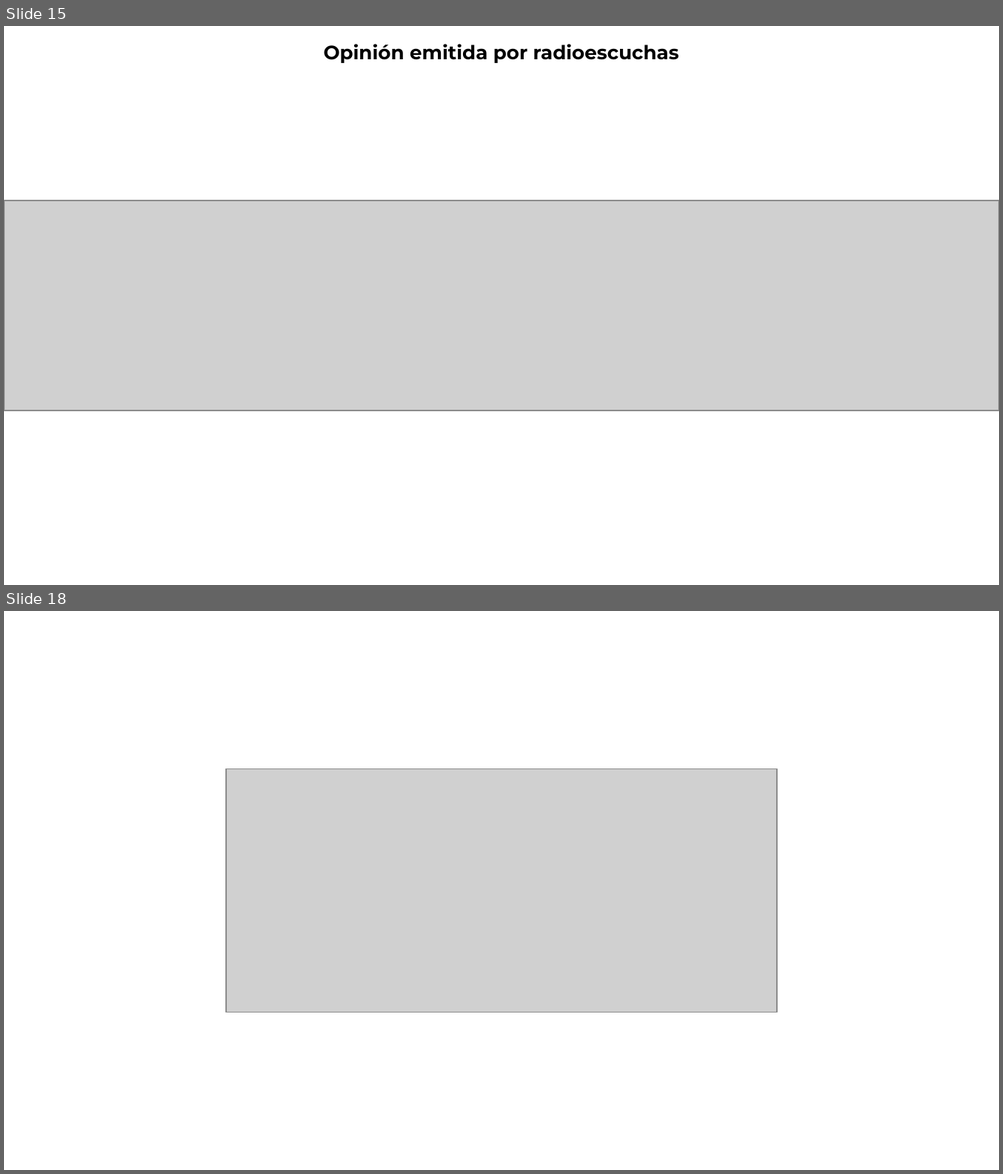
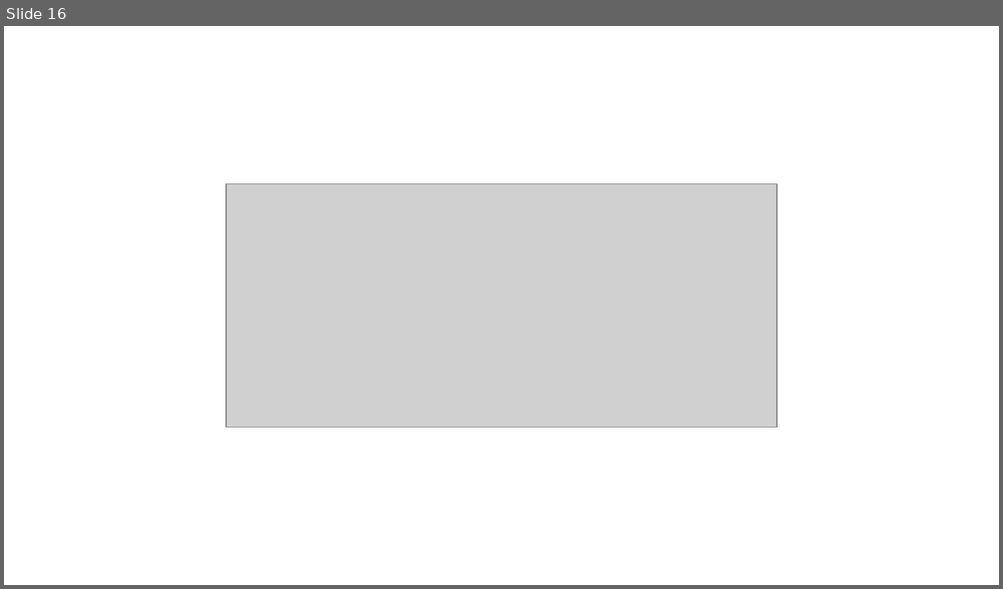
Before and after one commit to thelonious9/Reporteportadas, a slide deck: Reporte 240726.pptx. Shown one above the other, each under a label of ours: slides 15 and 18 before the commit, slide 16 after it; the slides between them are not shown. The pictures are 1003x1174 and 1003x589 pixels, drawn with LibreOffice and Linux fonts; fonts in the diff are those of the drawing; grey boxes stand for pictures; background and template pictures are left out. Boxes give left, top, right and bottom in pixels: in the first picture for what was removed or moved away, otherwise in the second. Text is boxed around its words. In the diff, an @@ line names an element or a change of style, - is before the commit and + after.

```diff
--- a/Reporte 240726.pptx
+++ b/Reporte 240726.pptx
@@ slide 15 removed at (x1=4, y1=26, x2=999, y2=585), background #FFFFFF @@
@@ text removed at (x1=324, y1=44, x2=679, y2=63) @@
-Opinión emitida por radioescuchas
@@ picture removed at (x1=4, y1=201, x2=999, y2=411) @@
@@ what was slide 18 is now slide 16 @@
```
Also in this commit, not shown: 14 slides changed, 1 other slide removed.
